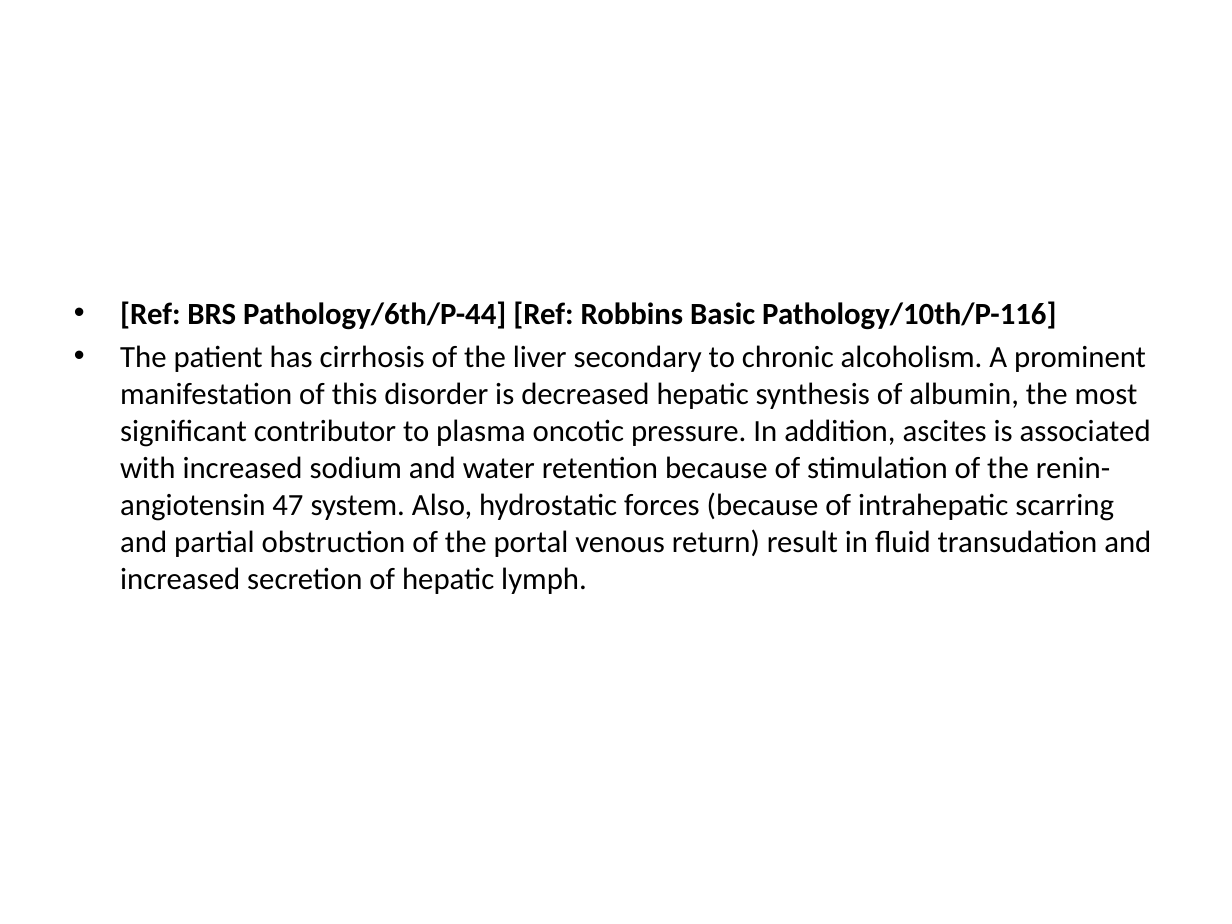
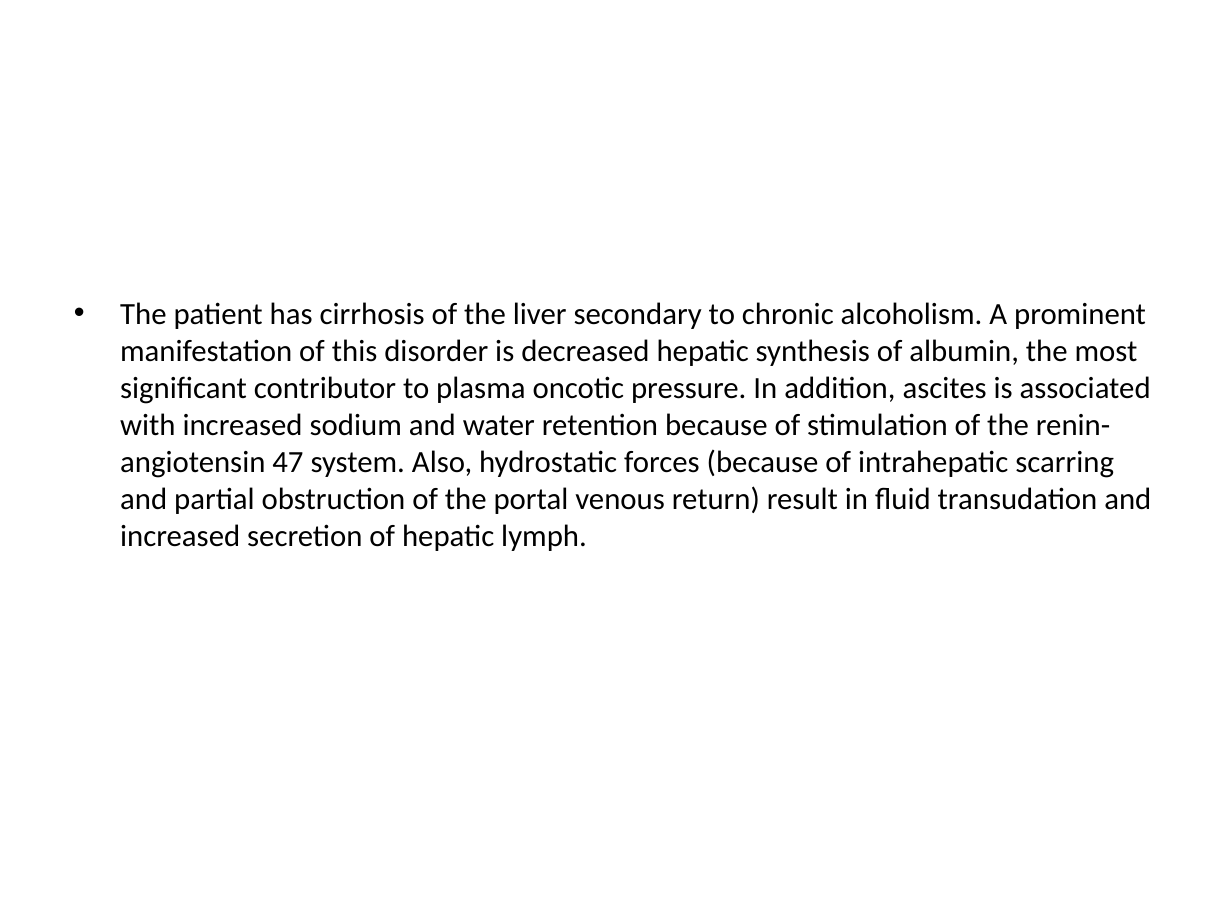
Before and after one commit to jahirulislammolla/exam_power_point, a slide deck: slide 68 of Cell_Injury___Adaptation__Inflammation___Healing___Hemodynamic_Exam__Gynae_July_25__C.pptx. Drawn at 1232x924 pixels with LibreOffice and Linux fonts; fonts in the diff are those of the drawing. Boxes give left, top, right and bottom in pixels: in the first picture for what was removed or moved away, otherwise in the second. Text is boxed around its words. In the diff, an @@ line names an element or a change of style, - is before the commit and + after.

```diff
--- a/Cell_Injury___Adaptation__Inflammation___Healing___Hemodynamic_Exam__Gynae_July_25__C.pptx
+++ b/Cell_Injury___Adaptation__Inflammation___Healing___Hemodynamic_Exam__Gynae_July_25__C.pptx
@@ text at (120, 301, 1056, 330): paragraph removed @@
-• [Ref: BRS Pathology/6th/P-44] [Ref: Robbins Basic Pathology/10th/P-116]
```
Also in this commit, not shown: 90 other slides changed, 11 other files.
